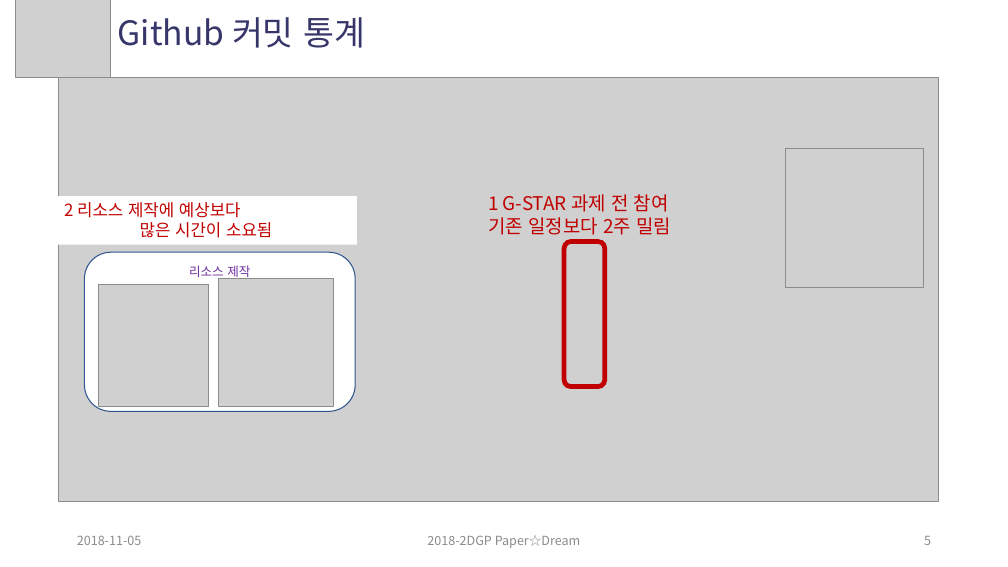
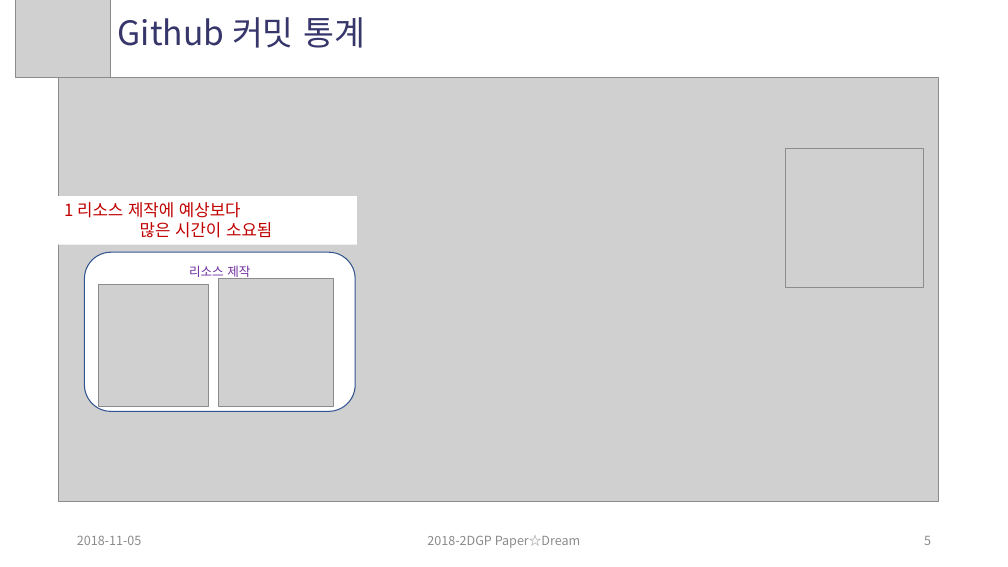
Before and after one commit to KimJiYeong/2018_Term_Porject, a slide deck: slide 5 of Project/발표/2DGP 중간발표.pptx. Drawn at 1008x567 pixels with LibreOffice and Linux fonts; fonts in the diff are those of the drawing; grey boxes stand for pictures. Boxes give left, top, right and bottom in pixels: in the first picture for what was removed or moved away, otherwise in the second. Text is boxed around its words. In the diff, an @@ line names an element or a change of style, - is before the commit and + after.

```diff
--- a/Project/발표/2DGP 중간발표.pptx
+++ b/Project/발표/2DGP 중간발표.pptx
@@ text in rectangle at (64,202,241,218): text changed @@
-2 리소스 제작에 예상보다
+1 리소스 제작에 예상보다
@@ text removed at (488,194,671,235) @@
-1 G-STAR 과제 전 참여
-기존 일정보다 2주 밀림
@@ rounded rectangle removed at (564,241,605,386) @@
```
Also in this commit, not shown: 2 other slides changed, 8 other files.
